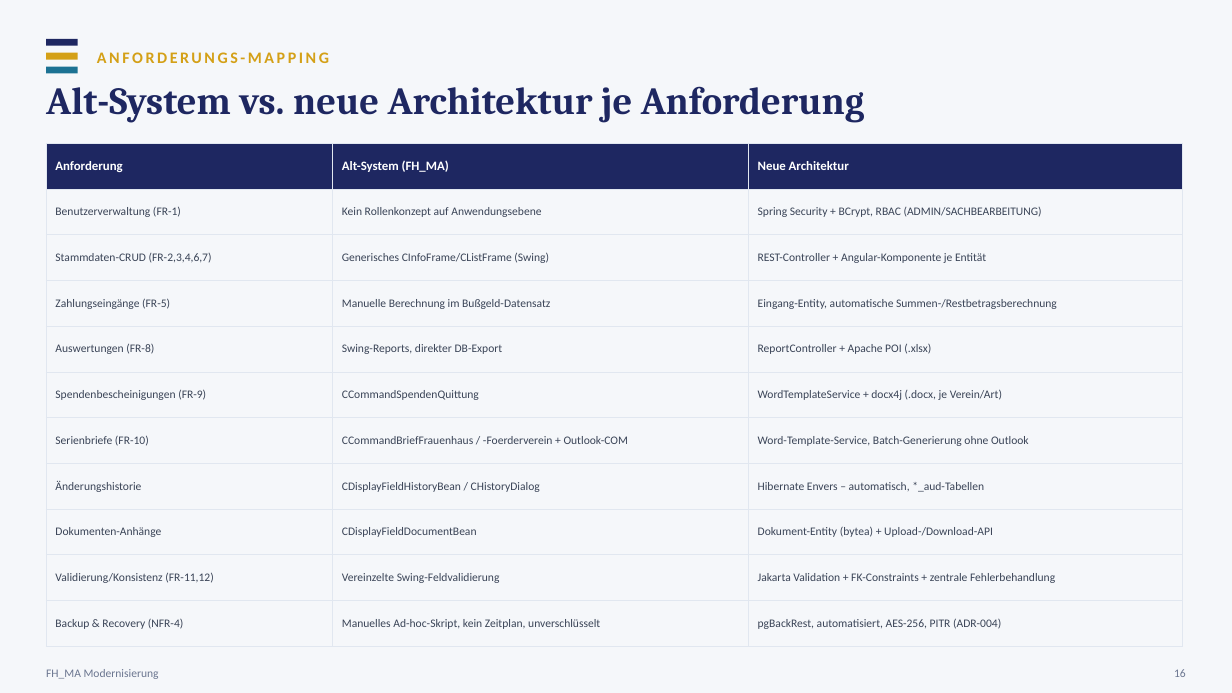
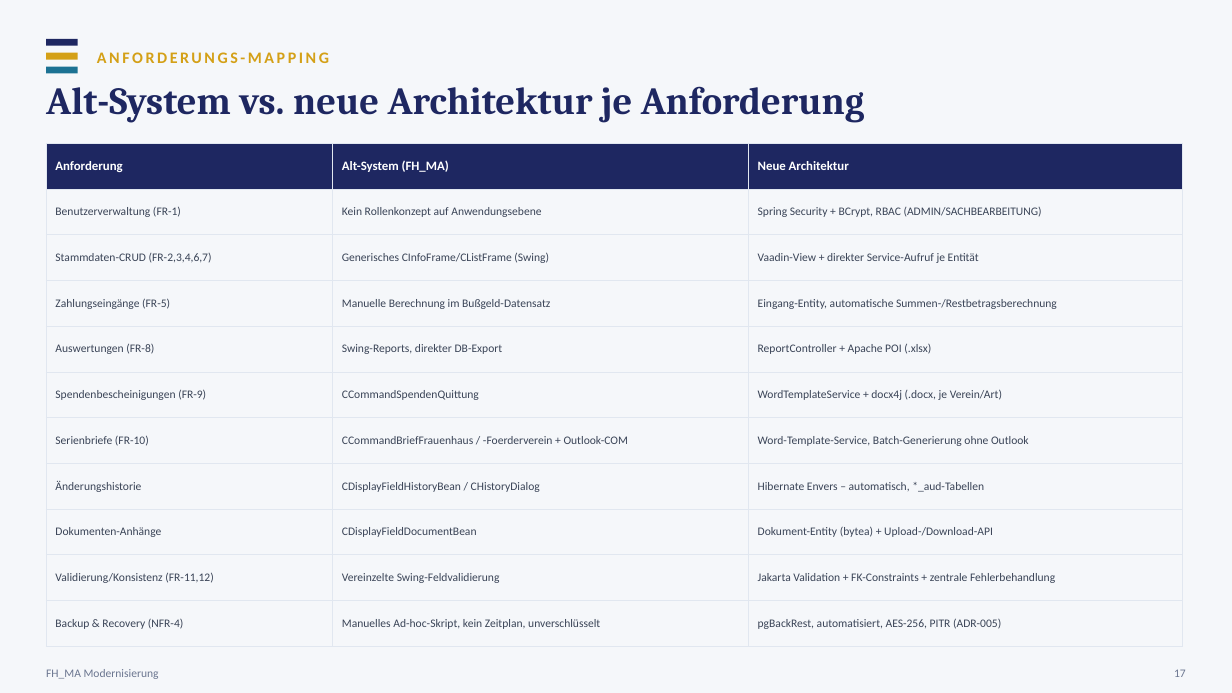
Before and after one commit to Freaky2164/CAS-Advanced-SE, a slide deck: slide 17 of 03-architektur/FH_MA-Architektur-Praesentation.pptx (slide 16 before the commit). Drawn at 1232x693 pixels with LibreOffice and Linux fonts; fonts in the diff are those of the drawing. Boxes give left, top, right and bottom in pixels: in the first picture for what was removed or moved away, otherwise in the second. Text is boxed around its words. In the diff, an @@ line names an element or a change of style, - is before the commit and + after.

```diff
--- a/03-architektur/FH_MA-Architektur-Praesentation.pptx
+++ b/03-architektur/FH_MA-Architektur-Praesentation.pptx
@@ table at (x1=46, y1=143, x2=1183, y2=647) @@
-row 3, column 3: REST-Controller + Angular-Komponente je Entität
+row 3, column 3: Vaadin-View + direkter Service-Aufruf je Entität
-row 11, column 3: pgBackRest, automatisiert, AES-256, PITR (ADR-004)
+row 11, column 3: pgBackRest, automatisiert, AES-256, PITR (ADR-005)
@@ text at (x1=1174, y1=669, x2=1186, y2=677): text changed @@
-16
+17
```
Also in this commit, not shown: 11 other slides changed, 1 slide added.
